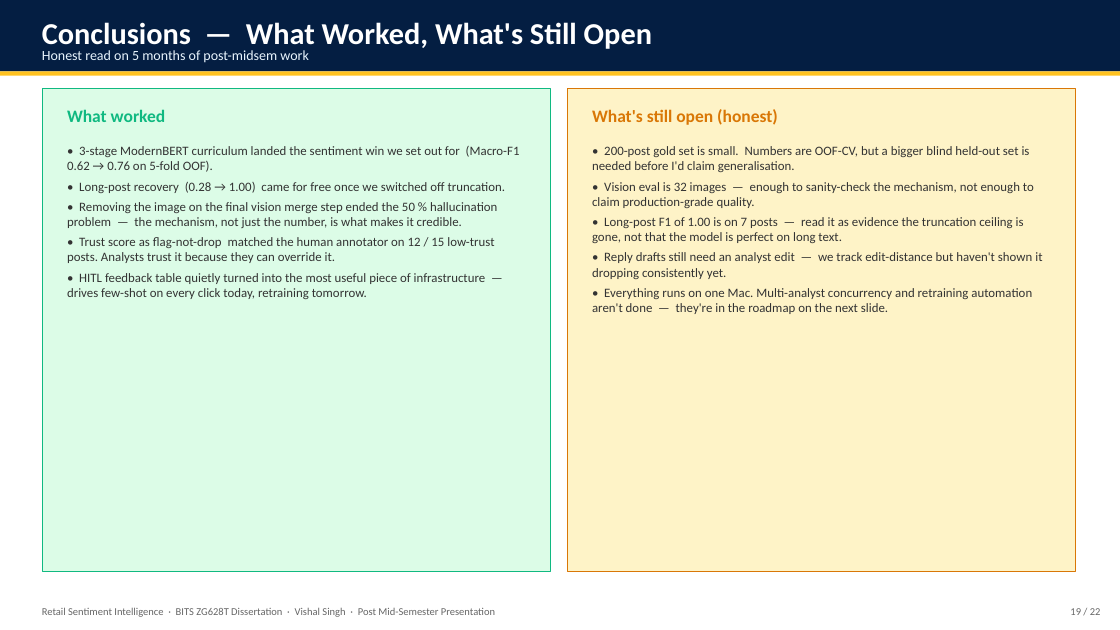
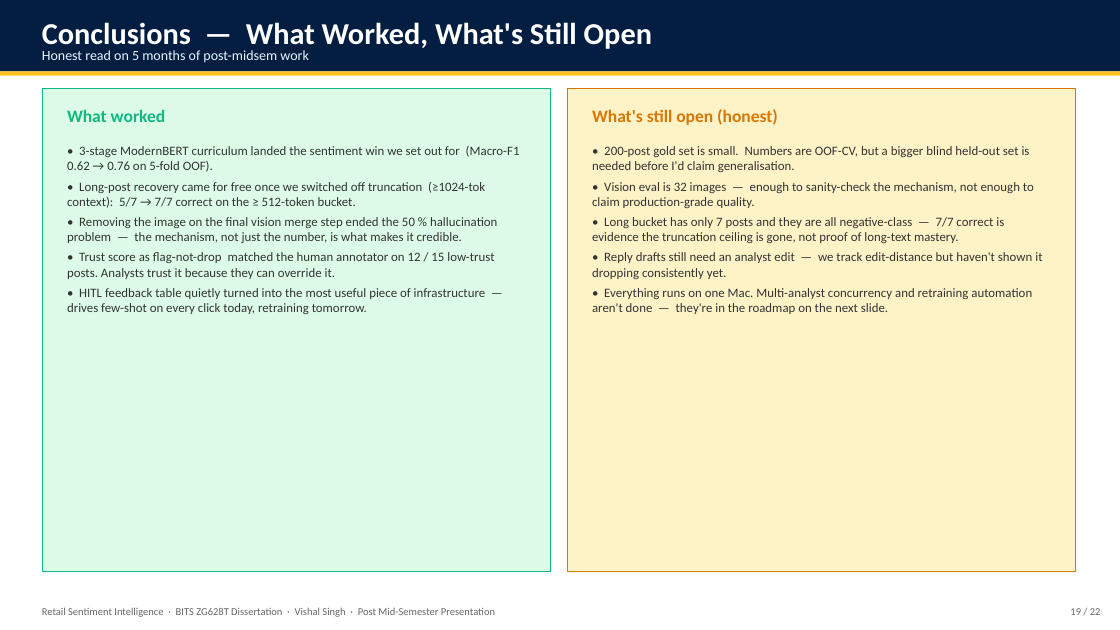
Before and after one commit to vishalvishal099/Retail-Sentiment-Intelligence, a slide deck: slide 19 of docs/Sem_4/FINAL_PRESENTATION_VishalSingh_2020AA05641.pptx. Drawn at 1120x630 pixels with LibreOffice and Linux fonts; fonts in the diff are those of the drawing. Boxes give left, top, right and bottom in pixels: in the first picture for what was removed or moved away, otherwise in the second. Text is boxed around its words. In the diff, an @@ line names an element or a change of style, - is before the commit and + after.

```diff
--- a/docs/Sem_4/FINAL_PRESENTATION_VishalSingh_2020AA05641.pptx
+++ b/docs/Sem_4/FINAL_PRESENTATION_VishalSingh_2020AA05641.pptx
@@ text at (67, 182, 485, 208): text changed @@
-• Long-post recovery (0.28 → 1.00) came for free once we switched off truncation.
+• Long-post recovery came for free once we switched off truncation (≥1024-tok context): 5/7 → 7/7 correct on the ≥ 512-token bucket.
@@ text at (592, 217, 1004, 243): text changed @@
-• Long-post F1 of 1.00 is on 7 posts — read it as evidence the truncation ceiling is gone, not that the model is perfect on long text.
+• Long bucket has only 7 posts and they are all negative-class — 7/7 correct is evidence the truncation ceiling is gone, not proof of long-text mastery.
```
Also in this commit, not shown: 3 other slides changed, 23 other files.
